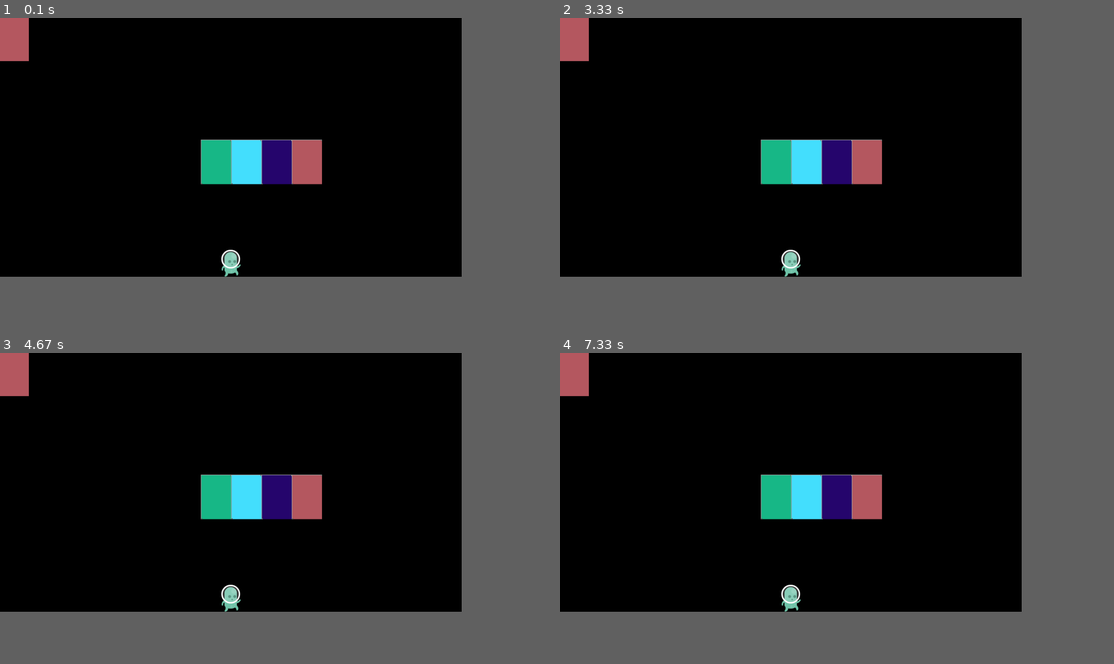
Above: before the commit, frames 1-4 (two rows, left to right).
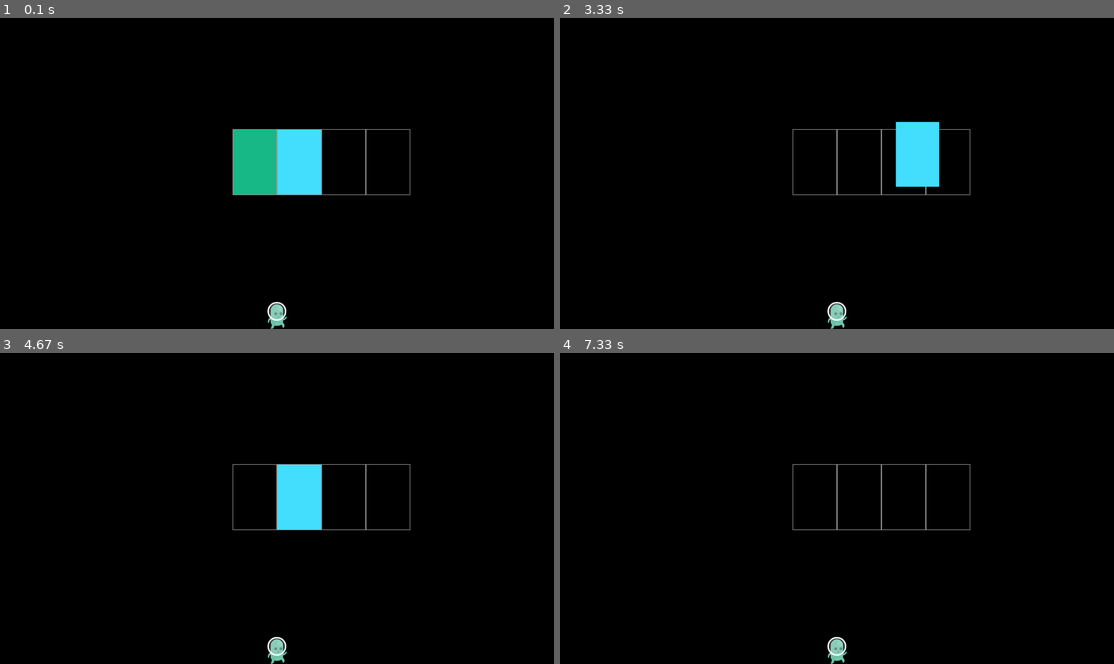
Above: after the commit, the same moments.

Repository: Hirbi/PyGame_project_1
Game: pygame game, started from main.py
Same seed, same stepped clock (60 frames per second), same inputs: the game is played once before the commit and once after it.
Inputs (mouse positions are in pixels of both pictures, inside the frame that each line leads up to):
- Up to frame 1 (0.1 s): no input
- Up to frame 2 (3.33 s): click (814, 189) at 0.38 s; press the mouse at (859, 161) at 3.2 s; move the mouse to (914, 154) at 3.3 s
- Up to frame 3 (4.67 s): release the mouse at (415, 480) at 3.43 s
- Up to frame 4 (7.33 s): click (853, 511) at 7.05 s
The window is 750x421 before the commit and 900x506 after it. Grey fills any space a smaller window leaves; there, only what the larger window draws over its background counts as a difference.

The runs differ from the first frame. In frame 1, 5.6% of the frame differs, in the area x 0-75%, y 0-100%; in frame 2, 6.2%; in frame 3, 5.1%; in frame 4, 4.6%.

Commit message:
move cards for card_places

Diff:
--- a/Card_place.py
+++ b/Card_place.py
@@ -1,32 +1,49 @@
 import pygame.sprite
 from card import Card
-from constants import all_sprites, COLORS, WIDTH, HEIGHT
+from constants import all_sprites, COLORS, CARD_SIZE_W, CARD_SIZE_H
 
 
 class CardPlace(pygame.sprite.Sprite):
-    width = 105 # x
-    height = 155 # y
+    width, height = CARD_SIZE_W + 4, CARD_SIZE_H + 4
 
     def __init__(self, x=0, y=0):
         pygame.sprite.Sprite.__init__(self)
         # устанавливаем поверхность
         self.image = pygame.Surface((CardPlace.width, CardPlace.height))
+        self.image.set_colorkey((0, 0, 0))
         # рисуем прямоугольник
         pygame.draw.rect(self.image, COLORS['GREY'], pygame.Rect((0, 0), (CardPlace.width, CardPlace.height)), 2)
         self.rect = self.image.get_rect()
         self.rect.center = x, y
         self.card = None
 
+    # возвращает карту к месту карты
+    def move_back(self):
+        # print(self.rect.center, '333')
+        if self.card is not None:
+            self.card.set_cords(self.rect.left + 2, self.rect.top + 2)
+
+    # установить карту на новое место
     def set_card(self, card):
+        if self.card is not None:
+            self.card.image = pygame.Surface((0, 0))
+            all_sprites.remove(self.card)
         # устанавливаем карту
-        card.set_surface(self.image)
         self.card = card
         all_sprites.add(card)
+        self.move_back()
+
+    # очистка карты
+    def delete_card(self):
+        self.card = None
+
+    # передив карты
+    def move_card(self, add_x, add_y):
+        if self.card is not None:
+            self.card.move_card(add_x, add_y)
 
     def is_in(self, x, y):
-        if self.card is not None:
-            return self.card.is_in(x, y)
-        return False
+        return self.rect.left <= x <= self.rect.right and self.rect.top <= y <= self.rect.bottom
 
     def set_card_cords(self, add_x, add_y):
         if self.card is not None:
--- a/card.py
+++ b/card.py
@@ -1,26 +1,32 @@
 import pygame
 import os
 import random
-from constants import COLORS, WIDTH, HEIGHT, player_folder
+from constants import COLORS, CARD_SIZE_W, CARD_SIZE_H, player_folder
 
 
 class Card(pygame.sprite.Sprite):
-    def __init__(self, surface, x=0, y=0):
+    card_picked = False
+
+    def __init__(self, x=0, y=0):
         pygame.sprite.Sprite.__init__(self)
-        self.image = pygame.Surface((100, 150))
+        self.image = pygame.Surface((CARD_SIZE_W, CARD_SIZE_H))
         self.image.fill((random.randint(0, 255), random.randint(0, 255), random.randint(0, 255)))
         self.rect = self.image.get_rect()
-        surface.blit(self.image, (5, 5))
-        print(self.image.get_rect().width)
-        # self.rect.center = x, y
+        self.rect.center = x, y
 
     def is_in(self, x, y):
         return self.rect.left <= x <= self.rect.right and self.rect.top <= y <= self.rect.bottom
 
-    def set_cords(self, add_x, add_y):
+    def clear(self):
+        self.rect.center = 100, 100
+
+    def move_card(self, add_x, add_y):
         self.rect.x += add_x
         self.rect.y += add_y
-        print('HZ')
+
+    def set_cords(self, add_x, add_y):
+        self.rect.x = add_x
+        self.rect.y = add_y
 
     def set_surface(self, surface):
         surface.blit(self.image, (2, 2))
--- a/constants.py
+++ b/constants.py
@@ -1,9 +1,10 @@
 import os
 import pygame
 
-WIDTH = 1600
-HEIGHT = 900
+WIDTH = 1920
+HEIGHT = 1080
 FPS = 240
+CARD_SIZE_W, CARD_SIZE_H = 150, 225
 COLORS = {'BLACK': (0, 0, 0), "WHITE": (255, 255, 255), 'RED': (255, 0, 0), 'BLUE': (0, 255, 0), 'GREEN': (0, 0, 255),
           "GREY": (155, 155, 155)}
 
--- a/main.py
+++ b/main.py
@@ -16,6 +16,7 @@
 clock = pygame.time.Clock()
 player = Player()
 all_sprites.add(player)
+print(len(all_sprites))
 
 
 def main():
@@ -25,13 +26,12 @@
     card_count = 4
     cards_places = []
     for i in range(card_count):
-        box = CardPlace(WIDTH / 2 - CardPlace.width * 2 + CardPlace.width * (i + 1.5), 500)
-        new_card = Card(box.image)
-        box.set_card(new_card)
-        cards_places.append(box)
-        # all_sprites.add(new_card)
+        cards_places.append(CardPlace(WIDTH / 2 - CardPlace.width * 2 + CardPlace.width * (i + 1.5), 500))
     all_sprites.add(*cards_places)
+    cards_places[0].set_card(Card())
+    cards_places[1].set_card(Card())
 
+    card_picked_num = None
     while running:
         clock.tick(FPS)
         # в pygame.event.get() находятся все события pygame
@@ -42,14 +42,27 @@
             if event.type == pygame.MOUSEBUTTONDOWN:
                 mouse_x, mouse_y = event.pos
                 mouse_down = True
+                for i in range(len(cards_places)):
+                    if cards_places[i].is_in(*event.pos) and cards_places[i].card is not None:
+                        card_picked_num = i
             if event.type == pygame.MOUSEMOTION:
-                if mouse_down:
-                    for card_place in cards_places:
-                        if card_place.is_in(*event.pos):
-                            card_place.set_card_cords(event.pos[0] - mouse_x, event.pos[1] - mouse_y)
+                if card_picked_num is not None:
+                    cards_places[card_picked_num].move_card(event.pos[0] - mouse_x, event.pos[1] - mouse_y)
                     mouse_x, mouse_y = event.pos
             if event.type == pygame.MOUSEBUTTONUP:
+                print(card_picked_num)
                 mouse_down = False
+                if card_picked_num is not None:
+                    for i in range(len(cards_places)):
+                        if cards_places[i].is_in(*event.pos):
+                            print(i)
+                            cards_places[i].set_card(cards_places[card_picked_num].card)
+                            cards_places[card_picked_num].delete_card()
+                            print(i)
+                            all_sprites.update()
+                card_picked_num = None
+                for card_place in cards_places:
+                    card_place.move_back()
         # обновление
         all_sprites.update()
 
